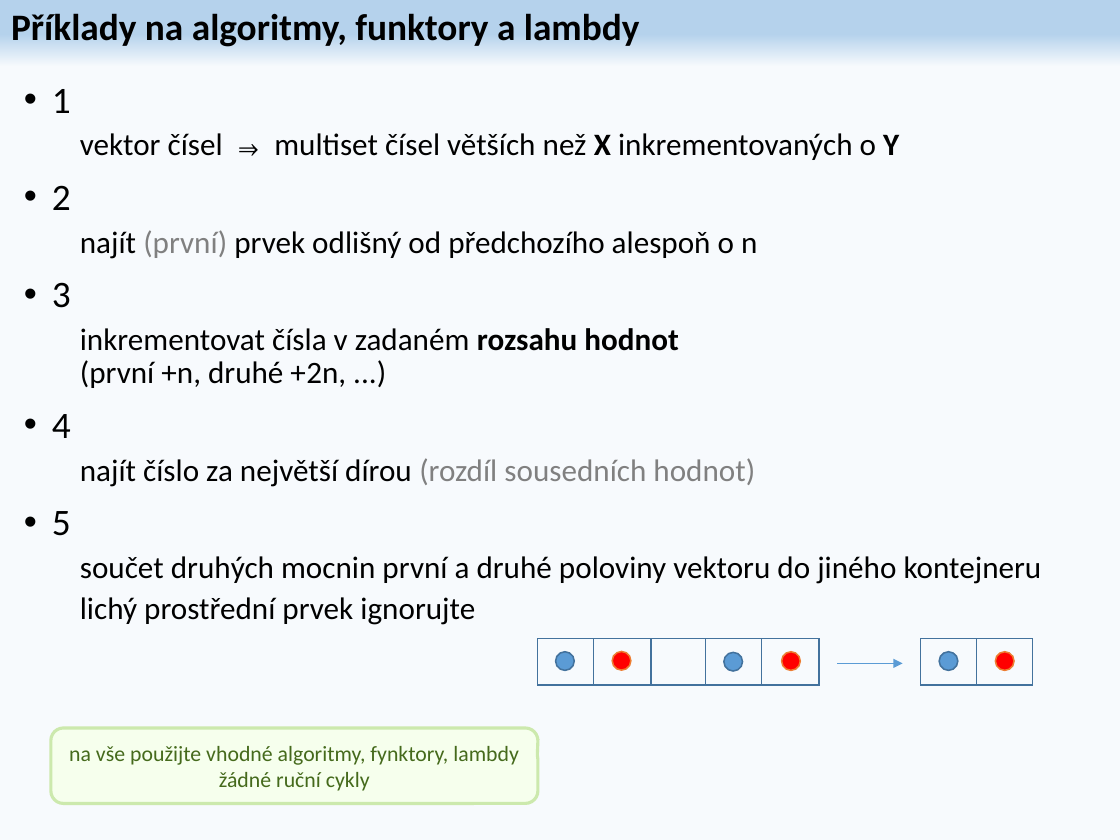
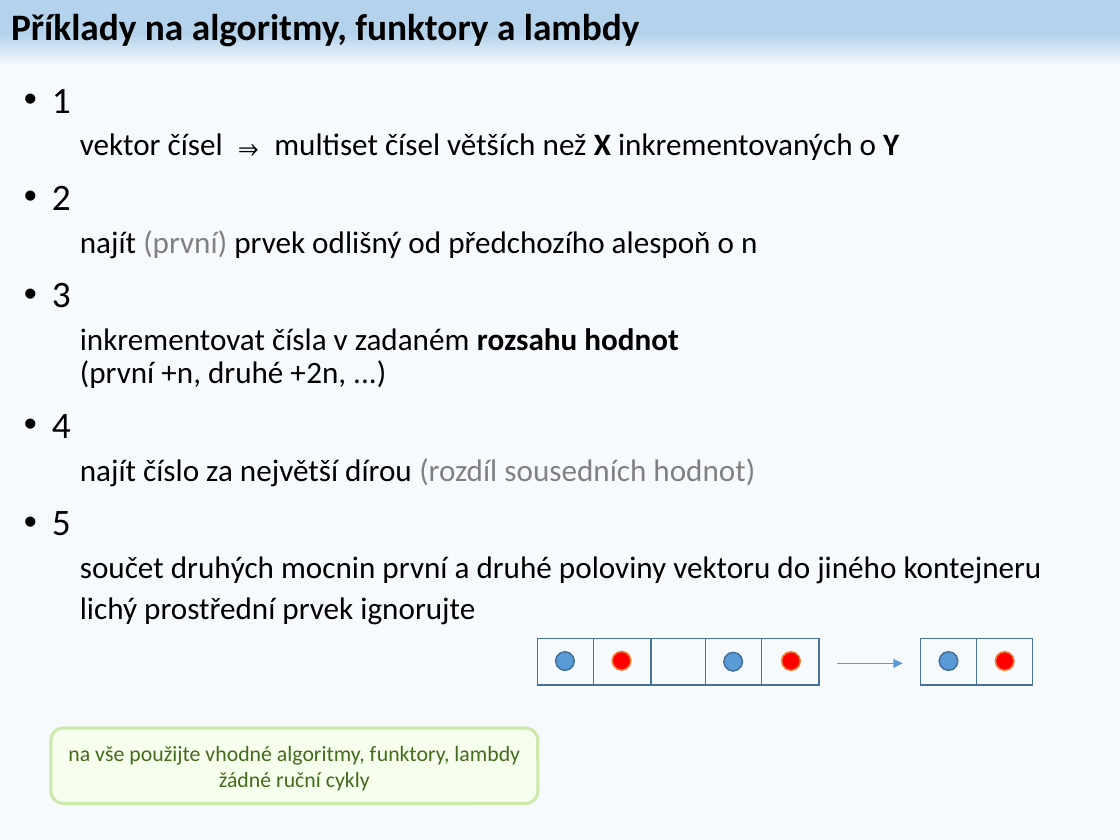
Before and after one commit to damodarak/BANG, a slide deck: slide 51 of CvCpp.pptx. Drawn at 1120x840 pixels with LibreOffice and Linux fonts; fonts in the diff are those of the drawing. Boxes give left, top, right and bottom in pixels: in the first picture for what was removed or moved away, otherwise in the second. Text is boxed around its words. In the diff, an @@ line names an element or a change of style, - is before the commit and + after.

```diff
--- a/CvCpp.pptx
+++ b/CvCpp.pptx
@@ text in rounded speech box at [68, 746, 520, 765]: text changed @@
-na vše použijte vhodné algoritmy, fynktory, lambdy
+na vše použijte vhodné algoritmy, funktory, lambdy
```
Also in this commit, not shown: 2 other slides changed, 2 other files.
